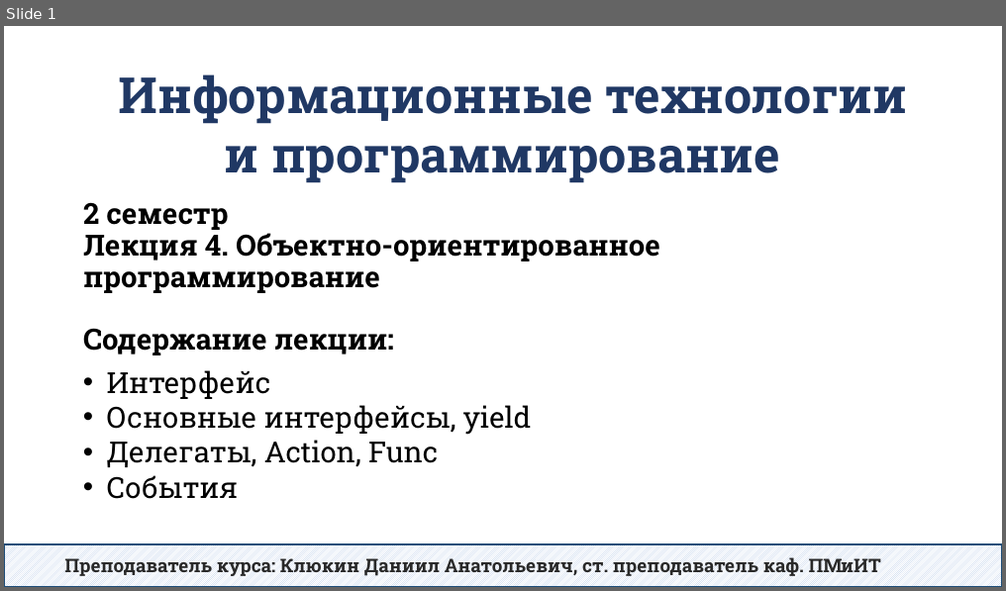
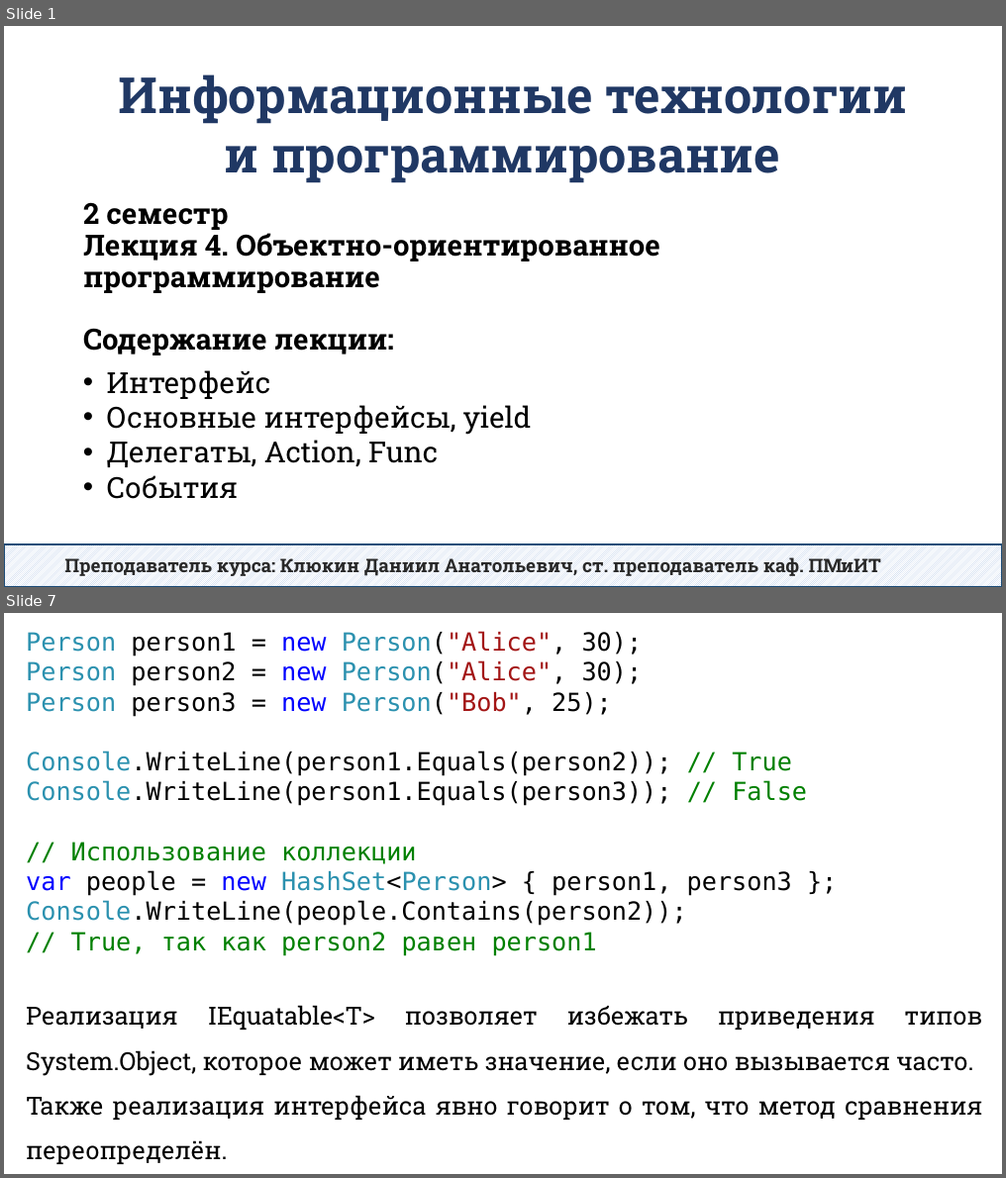
Before and after one commit to DaniilKlyukin/ITiP-2, a slide deck: Лекции/ИТиП 2 лек 4.pptx. Shown one above the other, each under a label of ours: slide 1 before the commit, slides 1 and 7 after it; the slides between them are not shown. The pictures are 1006x591 and 1006x1178 pixels, drawn with LibreOffice and Linux fonts; fonts in the diff are those of the drawing. Boxes give left, top, right and bottom in pixels: in the first picture for what was removed or moved away, otherwise in the second. Text is boxed around its words. In the diff, an @@ line names an element or a change of style, - is before the commit and + after.

```diff
--- a/Лекции/ИТиП 2 лек 4.pptx
+++ b/Лекции/ИТиП 2 лек 4.pptx
@@ slide 7 added at <box>4,613,1002,1174</box>, background #FFFFFF @@
@@ text added at <box>26,631,983,1164</box>, 24 pt, text #000000 @@
+Person person1 = new Person("Alice", 30);
+Person person2 = new Person("Alice", 30);
+Person person3 = new Person("Bob", 25);
+Console.WriteLine(person1.Equals(person2)); // True
+Console.WriteLine(person1.Equals(person3)); // False
+// Использование коллекции
+var people = new HashSet<Person> { person1, person3 };
+Console.WriteLine(people.Contains(person2));
+// True, так как person2 равен person1
+Реализация IEquatable<T> позволяет избежать приведения типов System.Object, которое может иметь значение, если оно вызывается часто.
+Также реализация интерфейса явно говорит о том, что метод сравнения переопределён.
```
Also in this commit, not shown: 7 slides changed, 19 other slides added, 4 slides removed, 1 other file.
